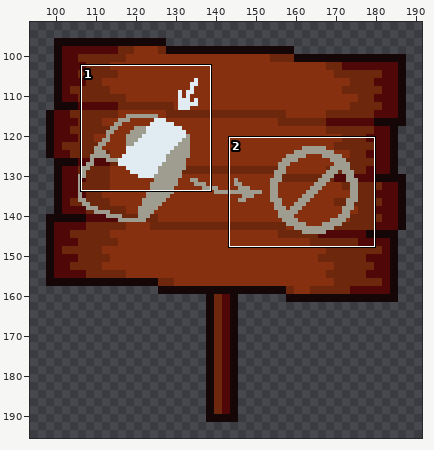
Two states of a pixel-art file, Assets/Content/Prefabs/Units/Banner/Banner.aseprite. The picture above shows the old version from afar; the outline marks the close-up.
Close-up. Before:
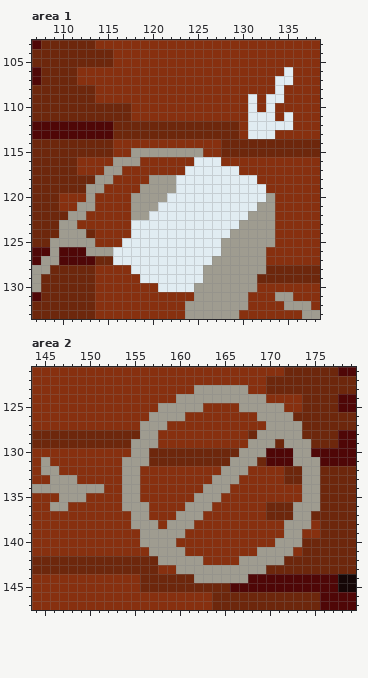
288x288 pixels, 1 frame. Shown: area 1: x 107..138, y 103..133; area 2: x 144..179, y 121..147. The wide view leaves out empty margins.
After the commit:
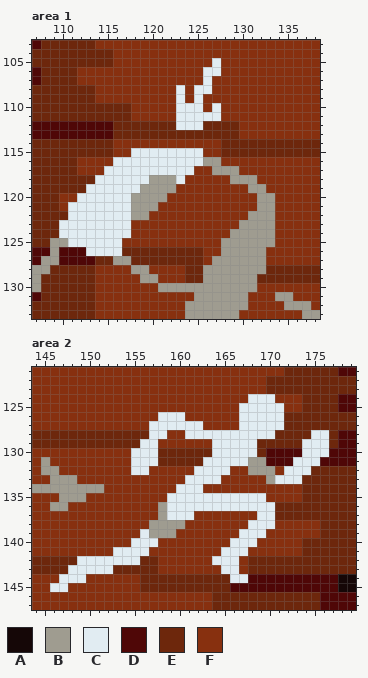
Palette (. is transparent): A #150707  B #9f9c90  C #e1ecf2  D #4f0707  E #6d270c  F #87300f
Changes in this commit:
layer "Layer 9" now hidden
layer "Layer 11" added
Changed rows in their new state; - is an unchanged pixel.
Area 1:
first column x 110:
105 -----------------C--------
106 ----------------CC-------F
107 ----------------C-------FF
108 -------------C-CC-------F-
109 -------------C-C-----F-FF-
110 -------------CCC-C---F-F--
111 -------------CCCCC---FFF-F
112 -------------CCC-----FFFFF
113 ---------------------FFF--
115 --------CCCCCCCC----------
116 ------CCCCCCCCC-BB--------
117 -----CCCCCCCCC-FFBBB------
118 ----CCCCCC----FFFFFBBB----
119 ---CCCCCC----FFFFFFFFBB---
120 --CCCCCC----FFFFFFFFFFB---
121 -CCCCCCC---FFFFFFFFFFF----
122 -CCCCCCC--FFFFFFFFFFF-----
123 CCCCCCCCFFFFFFFFFFFF------
124 CCCCCCCCFFFFFFFFFFF-------
125 -CCCCCCFFFFFFFFFFF--------
126 ---CCC-EEEEEEEEEFF--------
127 ------BBEEEEEEEEF---------
128 --------BBFFFFEE----------
129 ---------BBFFFEE----------
130 -----------BBBB-----------
Area 2:
first column x 146:
123 ----------------FFFFFF---------
124 --------------FFFFFFFFCCC------
125 ------------FFFFF----CCCCC-----
126 -----------FCCC------CCCCCE----
127 ----------FCCCCCC----CCCCCEE---
128 ----------ECC--CCCCCCCCCCEEE-CC
129 ---------ECC------CCCCCEE-EECCC
130 ---------CCC------CCCCCE---DCCC
131 --------FCCC-----CCCCC-B---CCC-
132 --------FCC-----CCCCFFBBB-CCCE-
133 --------FF-----CCCCFF---BCCCEE-
134 --------FF----CCCFFF--------EE-
135 --------FF---CCCCCCCCCCC----EE-
136 --------FFF-BCCCCCCCCCCCC--EEE-
137 ---------FF-BCCCF------CC--EE--
138 ---------FF-B--F------CCC-FFF--
139 ----------C---F------CCC--FF---
140 ---------CCCFF------CCC--FFF---
141 -------CCCCFFFF----CCC-FFFF----
142 ---CCCCCCC--FFFFF-CCCFEEEE-----
143 --CCCCC-------FFFFFCCFEE-------
144 -CCC------------EEEECC---------
145 CC-----------------------------
Pixel boxes of the changes (left, top, right, bottom) in both close-ups:
changed: (59, 58, 293, 292)
changed: (50, 385, 329, 592)
